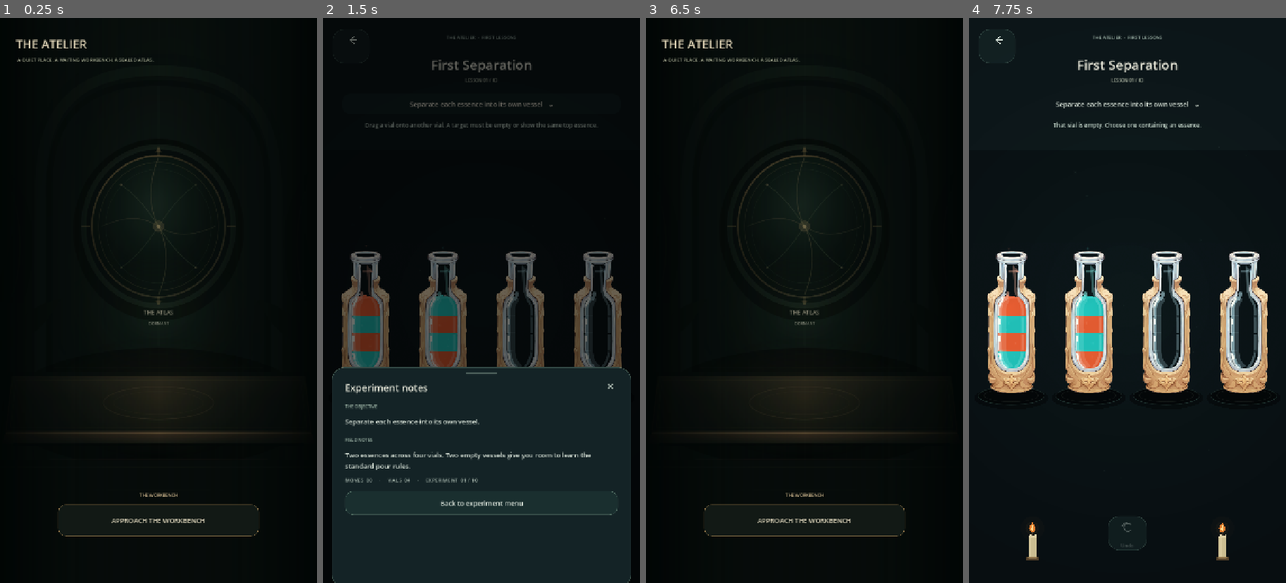
Above: before the commit, frames 1-4 (left to right).
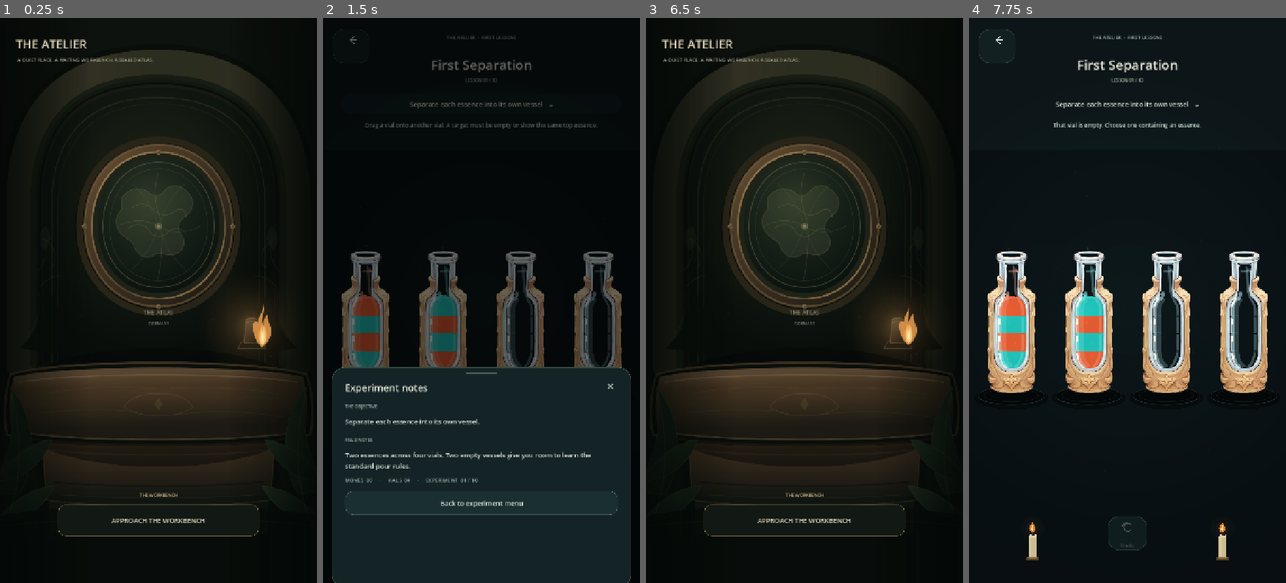
Above: after the commit, the same moments.

Repository: Kryodo/spell-sort-game
Game: Godot game, scene res://scenes/atelier_hub.tscn
Two runs of this game, one before a commit and one after it. Both use one fixed random seed, a clock stepped at 60 frames per second and the inputs below.
Inputs (mouse positions are in pixels of both pictures, inside the frame that each line leads up to):
- Up to frame 1 (0.25 s): no input
- Up to frame 2 (1.5 s): click "APPROACH THE WORKBENCH" at 0.5 s; click "Separate each essence into it…" at 1.25 s
- Up to frame 3 (6.5 s): click "×" at 2 s; click "Separate each essence into it…" at 2.75 s; click "×" at 3.5 s; click "Separate each essence into it…" at 4.25 s; click "×" at 5 s; click (674, 46) at 5.75 s
- Up to frame 4 (7.75 s): click "APPROACH THE WORKBENCH" at 6.5 s; tap Enter at 7.25 s; move the mouse to (1197, 272) at 7.27 s; click (1197, 272) at 7.42 s

The runs differ from the first frame. In frame 1, 22% of the frame differs, in the area x 4-96%, y 5-87%; in frame 2, nothing differs; in frame 3, 22%; in frame 4, nothing differs.

Commit message:
Warm the Atelier and add subtle ambient animation

Diff:
--- a/scripts/atelier_hub.gd
+++ b/scripts/atelier_hub.gd
@@ -1,20 +1,90 @@
 extends Control
 
-const ROOM_TEXTURE_PATH := "res://assets/environments/SpellSort_Atelier_Minimal.svg"
+const ROOM_TEXTURE_PATH := "res://assets/environments/SpellSort_Atelier_Warm.svg"
+const CANDLE_FLAME_PATH := "res://assets/environments/SpellSort_Atelier_Candle_Flame.svg"
+const CANDLE_GLOW_PATH := "res://assets/environments/SpellSort_Atelier_Candle_Glow.svg"
 const FIRST_LESSONS_SCENE := "res://scenes/atelier_first_lessons.tscn"
 const PROGRESS_PATH := "user://spell_sort_progress.cfg"
+
+class AtelierMoteLayer extends Control:
+	var _time := 0.0
+	var _motes: Array[Dictionary] = []
+
+	func _ready() -> void:
+		mouse_filter = Control.MOUSE_FILTER_IGNORE
+		set_anchors_and_offsets_preset(Control.PRESET_FULL_RECT)
+		_motes = [
+			{"origin": Vector2(184.0, 682.0), "speed": 5.2, "phase": 0.4, "size": 1.3},
+			{"origin": Vector2(256.0, 737.0), "speed": 4.0, "phase": 2.1, "size": 1.0},
+			{"origin": Vector2(478.0, 700.0), "speed": 4.7, "phase": 1.2, "size": 1.4},
+			{"origin": Vector2(532.0, 787.0), "speed": 3.6, "phase": 3.2, "size": 1.1},
+			{"origin": Vector2(142.0, 846.0), "speed": 3.2, "phase": 4.1, "size": 1.0},
+			{"origin": Vector2(612.0, 833.0), "speed": 4.4, "phase": 5.0, "size": 1.3},
+			{"origin": Vector2(330.0, 705.0), "speed": 2.8, "phase": 2.7, "size": 0.9}
+		]
+		set_process(true)
+
+	func _process(delta: float) -> void:
+		_time += delta
+		queue_redraw()
+
+	func _draw() -> void:
+		for mote in _motes:
+			var origin: Vector2 = mote["origin"]
+			var speed: float = float(mote["speed"])
+			var phase: float = float(mote["phase"])
+			var radius: float = float(mote["size"])
+			var cycle := _time * speed * 0.12 + phase
+			var position_value := origin + Vector2(
+				sin(cycle * 0.55) * 7.0,
+				-fposmod(_time * speed * 2.0 + phase * 13.0, 146.0)
+			)
+			var pulse := 0.5 + 0.5 * sin(cycle * 1.4)
+			var alpha := 0.035 + pulse * 0.026
+			draw_circle(
+				position_value,
+				radius * 2.7,
+				Color(0.88, 0.70, 0.43, alpha * 0.24)
+			)
+			draw_circle(
+				position_value,
+				radius,
+				Color(0.94, 0.82, 0.59, alpha)
+			)
+
 
 var _first_lessons_complete := false
 var _atlas_button: Button
 var _workbench_button: Button
 var _atlas_status: Label
 var _subtitle_label: Label
+var _candle_flame: TextureRect
+var _candle_glow: TextureRect
+var _ambience_time := 0.0
 
 
 func _ready() -> void:
 	mouse_filter = Control.MOUSE_FILTER_STOP
 	_load_progress()
 	_build_room()
+	set_process(true)
+
+
+func _process(delta: float) -> void:
+	_ambience_time += delta
+	if not is_instance_valid(_candle_flame) or not is_instance_valid(_candle_glow):
+		return
+
+	_candle_flame.position = Vector2(
+		559.0 + sin(_ambience_time * 3.1) * 0.65,
+		641.0 + sin(_ambience_time * 5.3) * 0.45
+	)
+	_candle_flame.rotation = sin(_ambience_time * 4.7) * 0.026
+	_candle_flame.scale = Vector2(
+		1.0 + sin(_ambience_time * 7.3) * 0.018,
+		1.0 + sin(_ambience_time * 5.9) * 0.035
+	)
+	_candle_glow.modulate.a = 0.76 + sin(_ambience_time * 1.9) * 0.045 + sin(_ambience_time * 3.2) * 0.018
 
 
 func _load_progress() -> void:
@@ -46,10 +116,43 @@
 	veil.mouse_filter = Control.MOUSE_FILTER_IGNORE
 	add_child(veil)
 
+	_build_atmosphere()
 	_build_header()
 	_build_atlas_hotspot()
 	_build_workbench_action()
 	_update_room_state()
+
+
+
+func _build_atmosphere() -> void:
+	_candle_glow = TextureRect.new()
+	_candle_glow.name = "CandleGlow"
+	_candle_glow.texture = load(CANDLE_GLOW_PATH) as Texture2D
+	_candle_glow.position = Vector2(444.0, 565.0)
+	_candle_glow.size = Vector2(256.0, 256.0)
+	_candle_glow.expand_mode = TextureRect.EXPAND_IGNORE_SIZE
+	_candle_glow.stretch_mode = TextureRect.STRETCH_SCALE
+	_candle_glow.modulate.a = 0.76
+	_candle_glow.mouse_filter = Control.MOUSE_FILTER_IGNORE
+	_candle_glow.z_index = 2
+	add_child(_candle_glow)
+
+	_candle_flame = TextureRect.new()
+	_candle_flame.name = "CandleFlame"
+	_candle_flame.texture = load(CANDLE_FLAME_PATH) as Texture2D
+	_candle_flame.position = Vector2(559.0, 641.0)
+	_candle_flame.size = Vector2(28.0, 44.0)
+	_candle_flame.pivot_offset = Vector2(14.0, 40.0)
+	_candle_flame.expand_mode = TextureRect.EXPAND_IGNORE_SIZE
+	_candle_flame.stretch_mode = TextureRect.STRETCH_SCALE
+	_candle_flame.mouse_filter = Control.MOUSE_FILTER_IGNORE
+	_candle_flame.z_index = 3
+	add_child(_candle_flame)
+
+	var motes := AtelierMoteLayer.new()
+	motes.name = "AmbientMotes"
+	motes.z_index = 4
+	add_child(motes)
 
 
 func _build_header() -> void:
